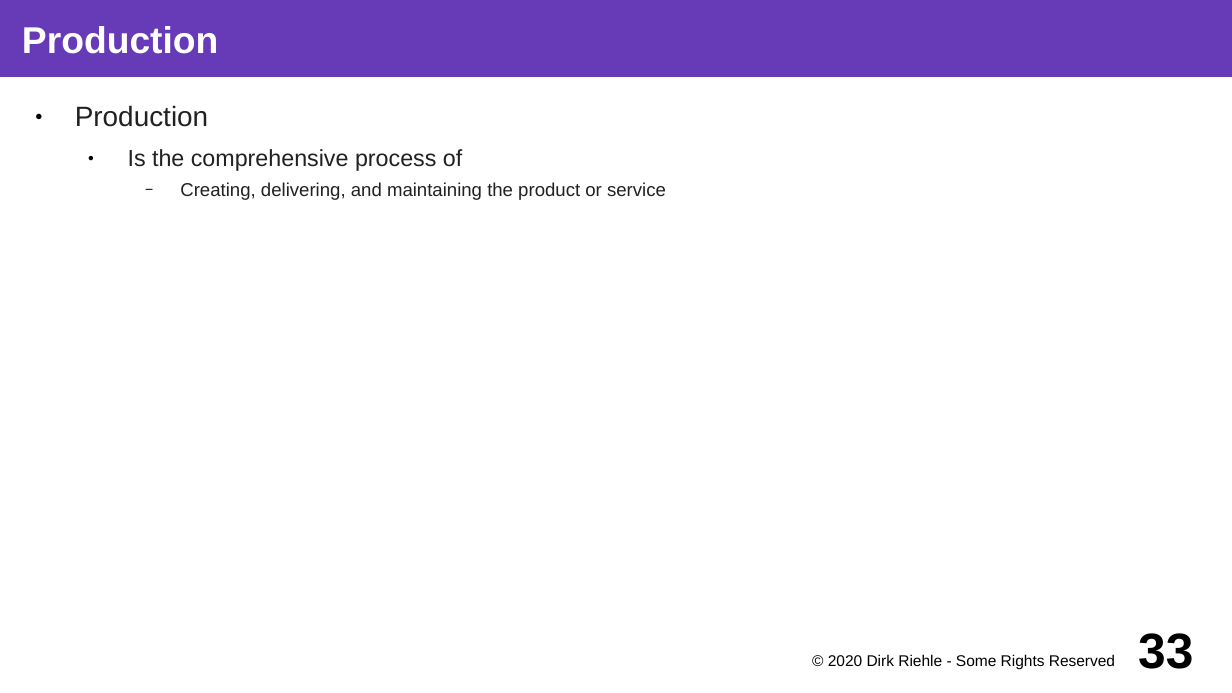
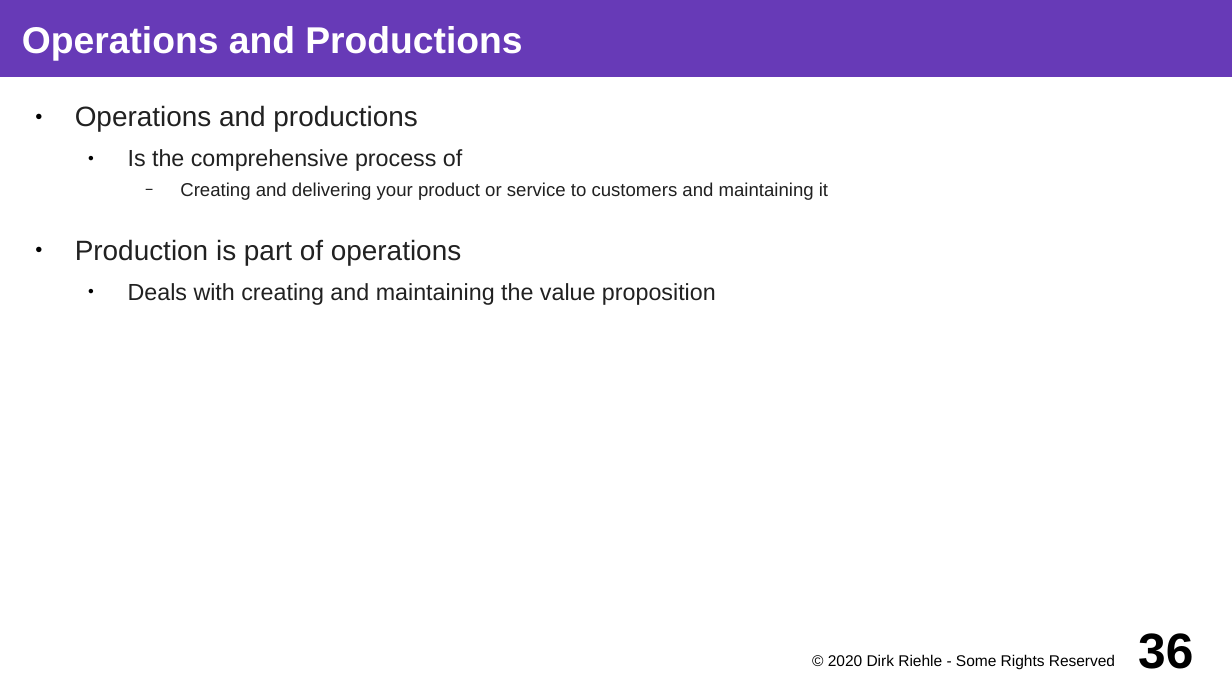
Before and after one commit to dirkriehle/coss-course, a slide deck: slide 36 of Lecture slides/COSS B04 - Business Models.odp (slide 33 before the commit). Drawn at 1232x693 pixels with LibreOffice and Linux fonts; fonts in the diff are those of the drawing. Boxes give left, top, right and bottom in pixels: in the first picture for what was removed or moved away, otherwise in the second. Text is boxed around its words. In the diff, an @@ line names an element or a change of style, - is before the commit and + after.

```diff
--- a/Lecture slides/COSS B04 - Business Models.odp
+++ b/Lecture slides/COSS B04 - Business Models.odp
@@ title at (22,26,522,61): text changed @@
-Production
+Operations and Productions
@@ text at (75,105,417,132): text changed @@
-● Production
+● Operations and productions
@@ text at (75,182,828,305): text changed @@
-    − Creating, delivering, and maintaining the product or service
+    − Creating and delivering your product or service to customers and maintaining it
+● Production is part of operations
+  ● Deals with creating and maintaining the value proposition
@@ page number at (1138,633,1193,669): text changed @@
-33
+36
```
Also in this commit, not shown: 13 other slides changed, 22 slides added, 2 slides removed, 3 other files.
